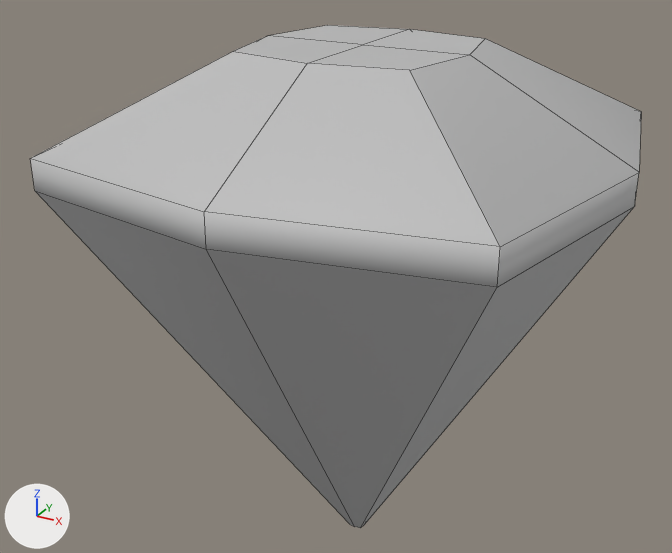
Renders of the FBX model Assets/Models/Gem_02.fbx from each side of a commit.
Rendered twice from a 50 mm camera at (4.09, -7.98, 4.9) aimed at (-0.3, 0.0, 0.91). The lights are fixed; the arrows at lower left show +X, +Y and +Z. Mesh edges are drawn as thin lines. Where no turn or scale is listed for an object, it has been applied to the vertices.

Objects in the first picture: 'Gem_GEO_02'.
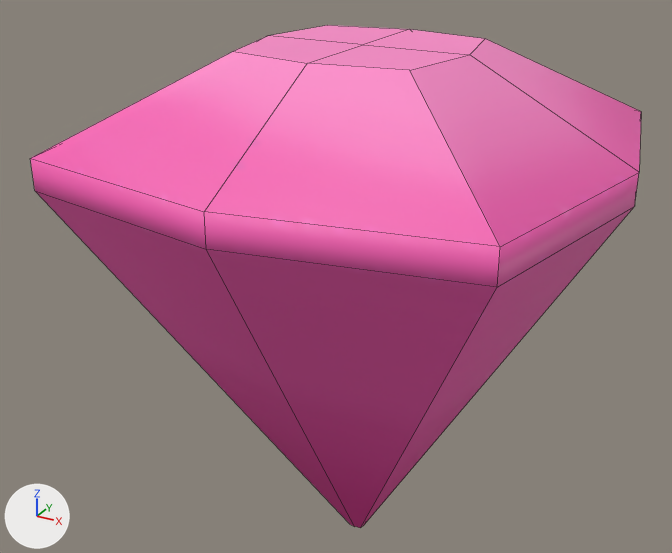
The newer file is also turned or shifted as a whole; pictures and numbers use the older file's frame.

Pixel boxes [x1, y1, x2, y2] of what changed, in the pictures (672 x 553 px):
```json
{"object": "Gem_GEO_02", "change": "surface changed", "before": [30, 25, 641, 528], "after": [30, 25, 641, 528], "on screen": "grey to pink"}
```

Scene script edits in JSON lines:
```json
{"op": "add", "block": "img_asset_texture_png", "code": ["img_asset_texture_png = load_image('asset_texture.png', '../Materials/Textures_Amy/asset_texture.png', 2048, 2048, 'sRGB')"]}
{"op": "remove", "block": "mat_gj_shape_mat", "code": "mat_gj_shape_mat.base_color = (0.5, 0.5, 0.5)  # grey #bcbcbc"}
{"op": "add", "block": "mat_gj_shape_mat", "code": "mat_gj_shape_mat.texture = img_asset_texture_png"}
```
